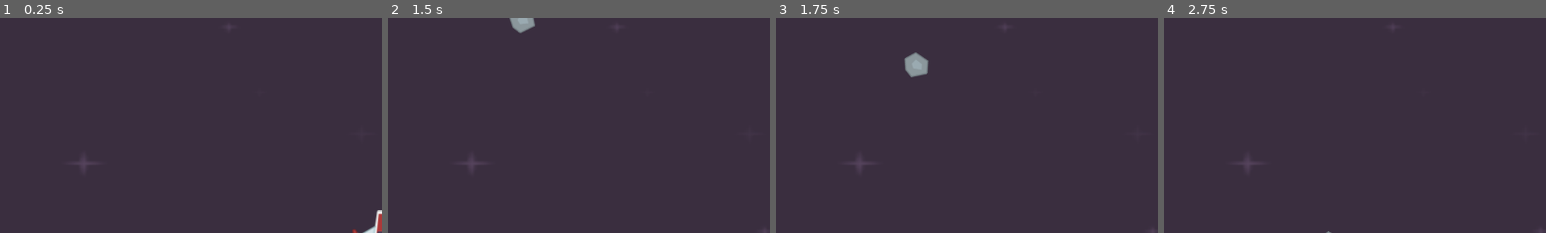
Above: before the commit, frames 1-4 (left to right).
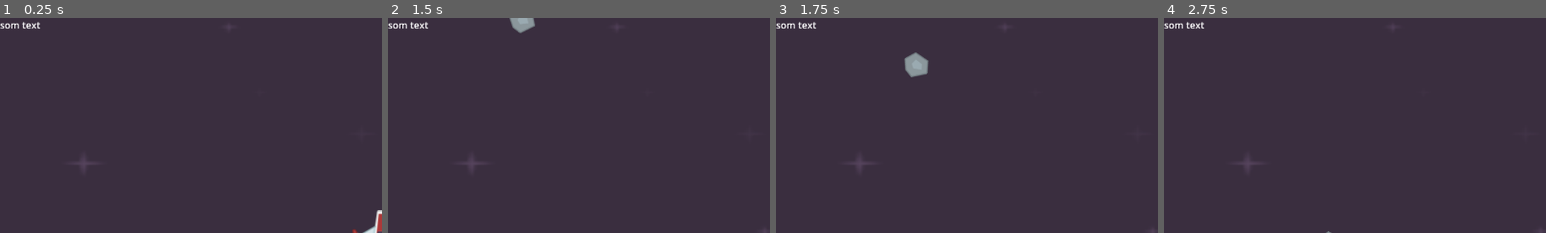
Above: after the commit, the same moments.

Repository: AbdulqadirQ/godot-tut
Game: Godot game, scene res://scenes/level.tscn
Same seed, same stepped clock (60 frames per second), same inputs: the game is played once before the commit and once after it.
Inputs (mouse positions are % of the whole screen's width and height, from its top left):
- Up to frame 1 (0.25 s): no input
- Up to frame 2 (1.5 s): move the mouse to (72, 45) at 0.52 s; hold D (right) 0.53-1.28 s; click (72, 45) at 0.6 s; move the mouse to (30, 55) at 1.27 s; hold S (down) from 1.28 s (still down); click (30, 55) at 1.35 s
- Up to frame 3 (1.75 s): keep holding S (down)
- Up to frame 4 (2.75 s): move the mouse to (60, 28) at 2.02 s; release S (down) at 2.03 s; hold D (right) from 2.03 s (still down); click (60, 28) at 2.1 s
The pictures show only the part of the screen within x 0-50%, y 0-50%; the shares and areas given below are measured in that part.

The runs differ from the first frame. In frame 1, 0.2% of the frame differs, in the area x 0-11%, y 1-5%; in frame 2, 0.2%; in frame 3, 0.2%; in frame 4, 0.2%.

Commit message:
Locked nodes in level + inital label

Diff:
--- a/scenes/level.tscn
+++ b/scenes/level.tscn
@@ -40,8 +40,10 @@
 position = Vector2(639, 357)
 scale = Vector2(5.05469, 2.925)
 texture = ExtResource("1_htsyt")
+metadata/_edit_lock_ = true
 
 [node name="Stars" type="Node2D" parent="."]
+metadata/_edit_lock_ = true
 
 [node name="AnimatedSprite2D" type="AnimatedSprite2D" parent="Stars"]
 sprite_frames = SubResource("SpriteFrames_x58no")
@@ -97,6 +99,7 @@
 position = Vector2(606, 371)
 
 [node name="Borders" type="Node2D" parent="."]
+metadata/_edit_lock_ = true
 
 [node name="StaticBodyBorderRight" type="StaticBody2D" parent="Borders"]
 collision_layer = 4
@@ -130,8 +133,16 @@
 autostart = true
 
 [node name="Meteors" type="Node2D" parent="."]
+metadata/_edit_lock_ = true
 
 [node name="Lasers" type="Node2D" parent="."]
+metadata/_edit_lock_ = true
+
+[node name="Label" type="Label" parent="."]
+offset_right = 40.0
+offset_bottom = 23.0
+rotation = 0.000272619
+text = "som text"
 
 [connection signal="laser" from="Player" to="." method="_on_player_laser"]
 [connection signal="timeout" from="MeteorTimer" to="." method="_on_meteor_timer_timeout"]
